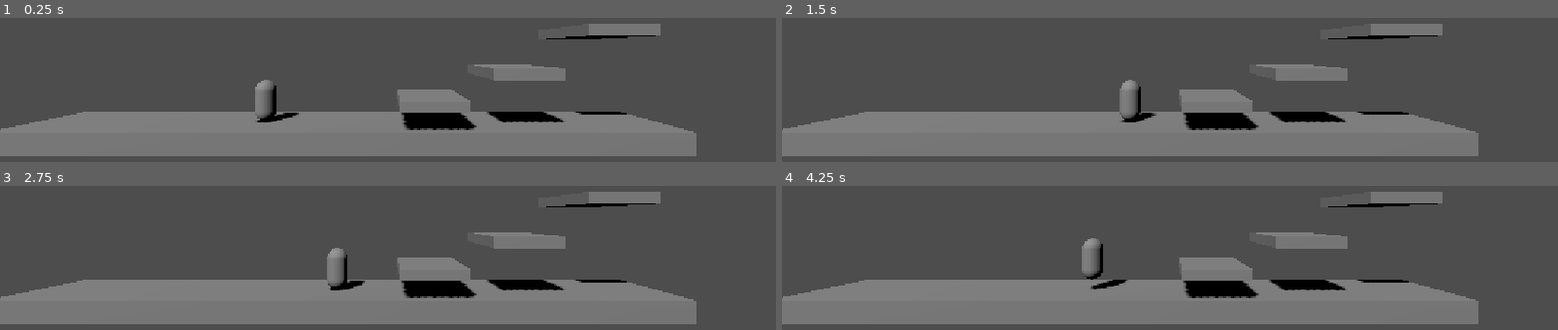
Above: before the commit, frames 1-4 (two rows, left to right).
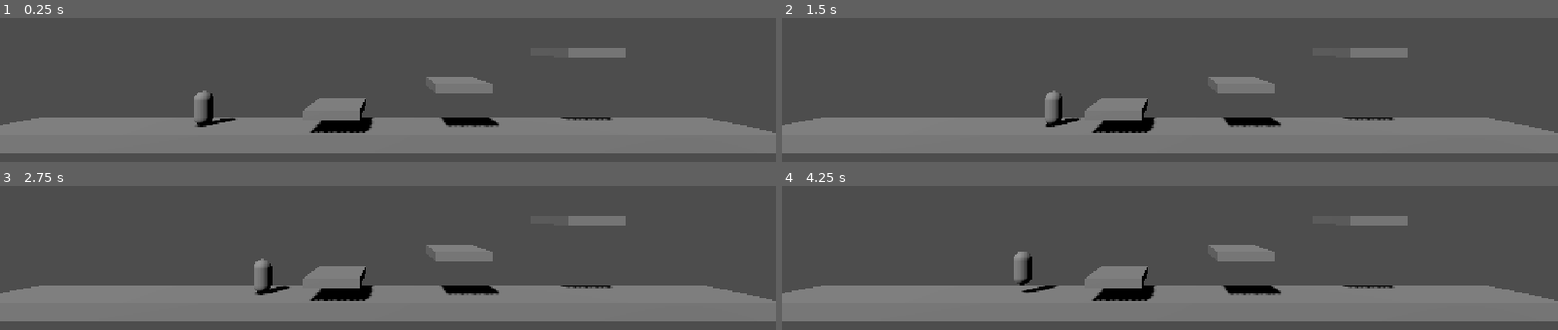
Above: after the commit, the same moments.

Repository: Arkay187/FartMan
Game: Godot game, scene res://scenes/test_level.tscn
Two runs of this game, one before a commit and one after it. Both use one fixed random seed, a clock stepped at 60 frames per second and the inputs below.
Inputs:
- Up to frame 1 (0.25 s): no input
- Up to frame 2 (1.5 s): tap Enter (ui_accept) at 0.5, 0.77 s; hold Right (ui_right) 0.53-1.28 s; hold Left (ui_left) from 1.28 s (still down)
- Up to frame 3 (2.75 s): tap Enter (ui_accept) at 1.52 s; release Left (ui_left) at 2.03 s; hold Right (ui_right) from 2.03 s (still down)
- Up to frame 4 (4.25 s): tap Enter (ui_accept) at 3.02, 3.5, 3.77 s; release Right (ui_right) at 3.53 s; hold Left (ui_left) from 3.53 s (still down)

The runs differ from the first frame. In frame 1, 15% of the frame differs, in the area x 0-100%, y 4-96%; in frame 2, 14%; in frame 3, 15%; in frame 4, 15%.

Commit message:
Spread out test level ledges so the player can't wedge between them

Diff:
--- a/scenes/test_level.tscn
+++ b/scenes/test_level.tscn
@@ -4,10 +4,10 @@
 [ext_resource type="Script" path="res://scripts/player.gd" id="2_j6w7d"]
 
 [sub_resource type="BoxMesh" id="BoxMesh_x4b8f"]
-size = Vector3(30, 1, 4)
+size = Vector3(44, 1, 4)
 
 [sub_resource type="BoxShape3D" id="BoxShape3D_tmr53"]
-size = Vector3(30, 1, 4)
+size = Vector3(44, 1, 4)
 
 [sub_resource type="BoxMesh" id="BoxMesh_qcd3b"]
 size = Vector3(3, 0.5, 4)
@@ -27,51 +27,52 @@
 [sub_resource type="BoxShape3D" id="BoxShape3D_dw7u0"]
 size = Vector3(3, 0.5, 4)
 
-[node name="TestLevel" type="Node3D" unique_id=1232502899]
+[node name="TestLevel" type="Node3D" unique_id=1841778709]
 
-[node name="Floor" type="StaticBody3D" parent="." unique_id=1614271663]
+[node name="Floor" type="StaticBody3D" parent="." unique_id=1670892204]
+transform = Transform3D(1, 0, 0, 0, 1, 0, 0, 0, 1, 4, 0, 0)
 
-[node name="MeshInstance3D" type="MeshInstance3D" parent="Floor" unique_id=2095311400]
+[node name="MeshInstance3D" type="MeshInstance3D" parent="Floor" unique_id=580982863]
 mesh = SubResource("BoxMesh_x4b8f")
 
-[node name="CollisionShape3D" type="CollisionShape3D" parent="Floor" unique_id=353832553]
+[node name="CollisionShape3D" type="CollisionShape3D" parent="Floor" unique_id=1348969018]
 shape = SubResource("BoxShape3D_tmr53")
 
-[node name="TootLedge" type="StaticBody3D" parent="." unique_id=69804915]
-transform = Transform3D(1, 0, 0, 0, 1, 0, 0, 0, 1, 4, 1.55, 0)
+[node name="TootLedge" type="StaticBody3D" parent="." unique_id=393900142]
+transform = Transform3D(1, 0, 0, 0, 1, 0, 0, 0, 1, 2, 1.55, 0)
 
-[node name="MeshInstance3D" type="MeshInstance3D" parent="TootLedge" unique_id=814235198]
+[node name="MeshInstance3D" type="MeshInstance3D" parent="TootLedge" unique_id=1552438539]
 mesh = SubResource("BoxMesh_qcd3b")
 
-[node name="CollisionShape3D" type="CollisionShape3D" parent="TootLedge" unique_id=899867722]
+[node name="CollisionShape3D" type="CollisionShape3D" parent="TootLedge" unique_id=1519989999]
 shape = SubResource("BoxShape3D_88ety")
 
-[node name="TrumpLedge" type="StaticBody3D" parent="." unique_id=162391274]
-transform = Transform3D(1, 0, 0, 0, 1, 0, 0, 0, 1, 8, 2.95, 0)
+[node name="TrumpLedge" type="StaticBody3D" parent="." unique_id=1541575997]
+transform = Transform3D(1, 0, 0, 0, 1, 0, 0, 0, 1, 9, 2.95, 0)
 
-[node name="MeshInstance3D" type="MeshInstance3D" parent="TrumpLedge" unique_id=1027437955]
+[node name="MeshInstance3D" type="MeshInstance3D" parent="TrumpLedge" unique_id=38927972]
 mesh = SubResource("BoxMesh_ahbqi")
 
-[node name="CollisionShape3D" type="CollisionShape3D" parent="TrumpLedge" unique_id=1679785359]
+[node name="CollisionShape3D" type="CollisionShape3D" parent="TrumpLedge" unique_id=1353692343]
 shape = SubResource("BoxShape3D_7gix3")
 
-[node name="ThunderLedge" type="StaticBody3D" parent="." unique_id=1527121522]
-transform = Transform3D(1, 0, 0, 0, 1, 0, 0, 0, 1, 12, 4.85, 0)
+[node name="ThunderLedge" type="StaticBody3D" parent="." unique_id=908854373]
+transform = Transform3D(1, 0, 0, 0, 1, 0, 0, 0, 1, 16, 4.85, 0)
 
-[node name="MeshInstance3D" type="MeshInstance3D" parent="ThunderLedge" unique_id=1311581309]
+[node name="MeshInstance3D" type="MeshInstance3D" parent="ThunderLedge" unique_id=1744348330]
 mesh = SubResource("BoxMesh_4asn1")
 
-[node name="CollisionShape3D" type="CollisionShape3D" parent="ThunderLedge" unique_id=1670961616]
+[node name="CollisionShape3D" type="CollisionShape3D" parent="ThunderLedge" unique_id=1705501160]
 shape = SubResource("BoxShape3D_dw7u0")
 
 [node name="Player" type="CharacterBody3D" parent="." unique_id=75877774 node_paths=PackedStringArray("squash_target") instance=ExtResource("1_paw1w")]
-transform = Transform3D(1, 0, 0, 0, 1, 0, 0, 0, 1, -4, 2, 0)
+transform = Transform3D(1, 0, 0, 0, 1, 0, 0, 0, 1, -6, 2, 0)
 script = ExtResource("2_j6w7d")
 squash_target = NodePath("Visual")
 
-[node name="Camera3D" type="Camera3D" parent="." unique_id=1518582378]
-transform = Transform3D(1, 0, 0, 0, 1, 0, 0, 0, 1, 2, 4, 14)
+[node name="Camera3D" type="Camera3D" parent="." unique_id=74434610]
+transform = Transform3D(1, 0, 0, 0, 1, 0, 0, 0, 1, 5, 5, 17)
 
-[node name="DirectionalLight3D" type="DirectionalLight3D" parent="." unique_id=1574172597]
+[node name="DirectionalLight3D" type="DirectionalLight3D" parent="." unique_id=1839131528]
 transform = Transform3D(0.8660254, 0.35355338, -0.35355338, 0, 0.70710677, 0.70710677, 0.5, -0.6123724, 0.6123724, 0, 0, 0)
 shadow_enabled = true
Not shown, changed: SESSION_NOTES.md
